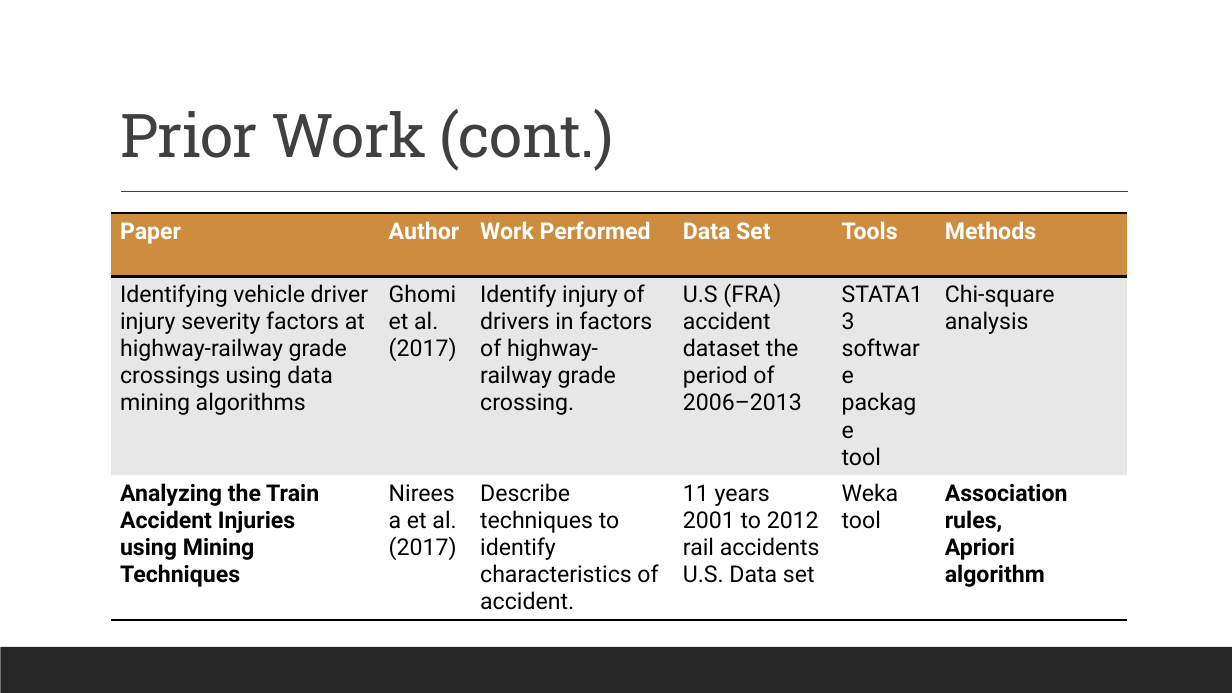
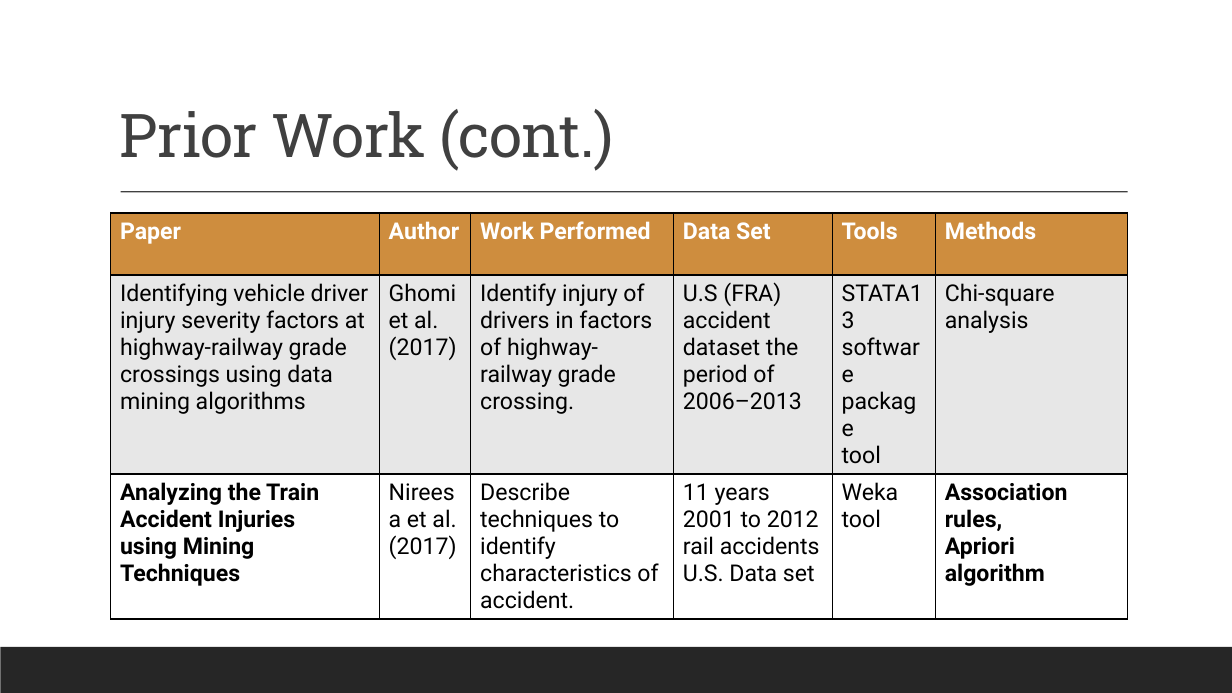
Before and after one commit to siegfrkn/csci5502-datamining-summer2022-group17, a slide deck: slide 4 of Group 17 - Part 1 Presentation - CSCI 5502.pptx. Drawn at 1232x693 pixels with LibreOffice and Linux fonts; fonts in the diff are those of the drawing. Boxes give left, top, right and bottom in pixels: in the first picture for what was removed or moved away, otherwise in the second. Text is boxed around its words. In the diff, an @@ line names an element or a change of style, - is before the commit and + after.

```diff
--- a/Group 17 - Part 1 Presentation - CSCI 5502.pptx
+++ b/Group 17 - Part 1 Presentation - CSCI 5502.pptx
@@ table at [111,213,1128,617] @@
@@ bold on in "Analyzing the Train", "Accident Injuries", "using Mining", "Techniques" and 2 more places @@
@@ borders changed @@
```
Also in this commit, not shown: 7 other slides changed, 1 slide added, 1 slide removed.
